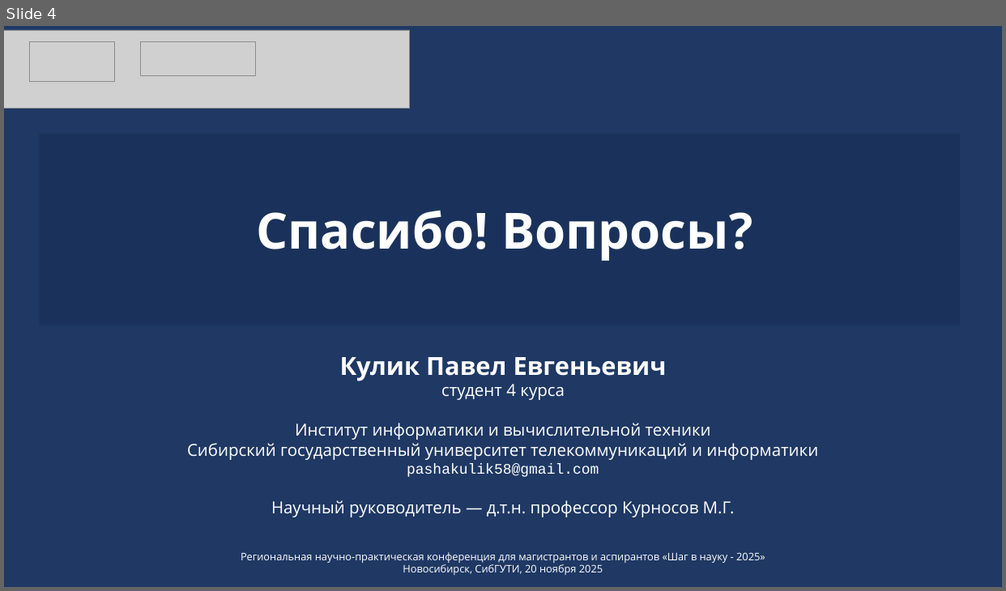
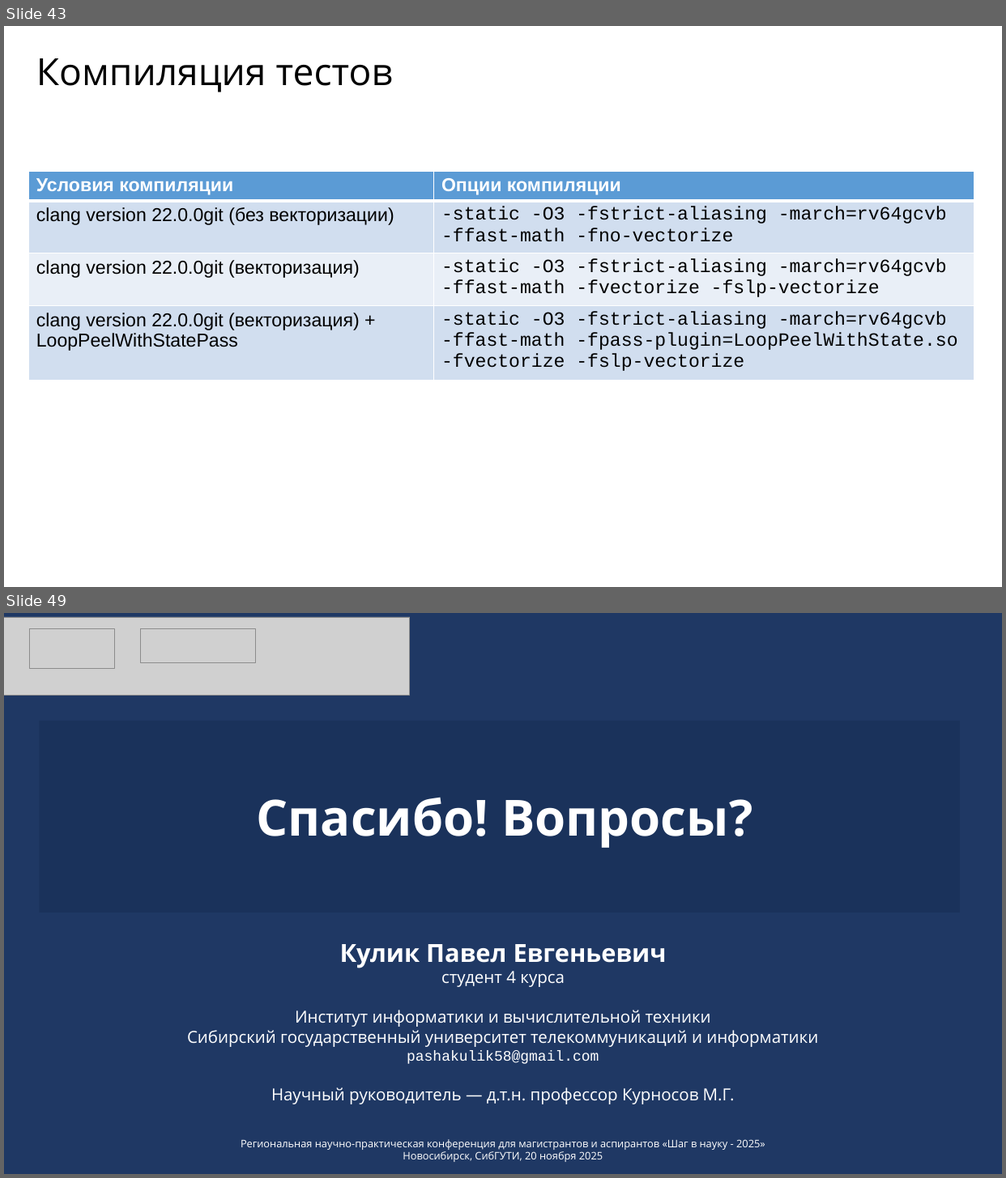
Before and after one commit to pahansan/step_in_science, a slide deck: presentation.pptx. Shown one above the other, each under a label of ours: slide 4 before the commit, slides 43 and 49 after it; the slides between them are not shown. The pictures are 1006x591 and 1006x1178 pixels, drawn with LibreOffice and Linux fonts; fonts in the diff are those of the drawing; grey boxes stand for pictures. Boxes give left, top, right and bottom in pixels: in the first picture for what was removed or moved away, otherwise in the second. Text is boxed around its words. In the diff, an @@ line names an element or a change of style, - is before the commit and + after.

```diff
--- a/presentation.pptx
+++ b/presentation.pptx
@@ slide 43 added at (4, 26, 1002, 587), background #FFFFFF @@
@@ text added at (36, 58, 393, 92), 36 pt, text #000000 @@
+Компиляция тестов
@@ table added at (28, 171, 974, 382), 4 rows, 2 columns @@
+Условия компиляции | Опции компиляции
+clang version 22.0.0git (без векторизации) | -static -O3 -fstrict-aliasing -march=rv64gcvb / -ffast-math -fno-vectorize
+clang version 22.0.0git (векторизация) | -static -O3 -fstrict-aliasing -march=rv64gcvb / -ffast-math -fvectorize -fslp-vectorize
+clang version 22.0.0git (векторизация) + LoopPeelWithStatePass | -static -O3 -fstrict-aliasing -march=rv64gcvb / -ffast-math -fpass-plugin=LoopPeelWithState.so / -fvectorize -fslp-vectorize
@@ what was slide 4 is now slide 49 @@
```
Also in this commit, not shown: 1 slide changed, 44 other slides added.
